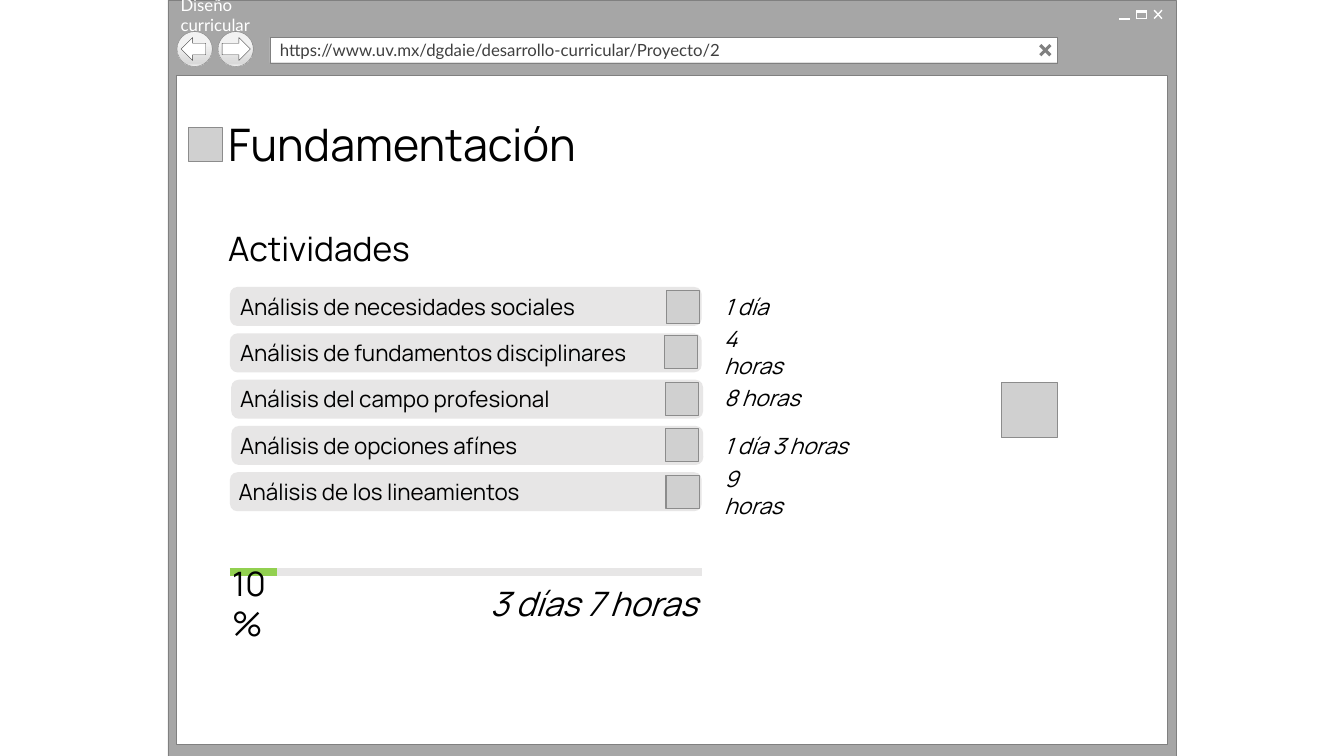
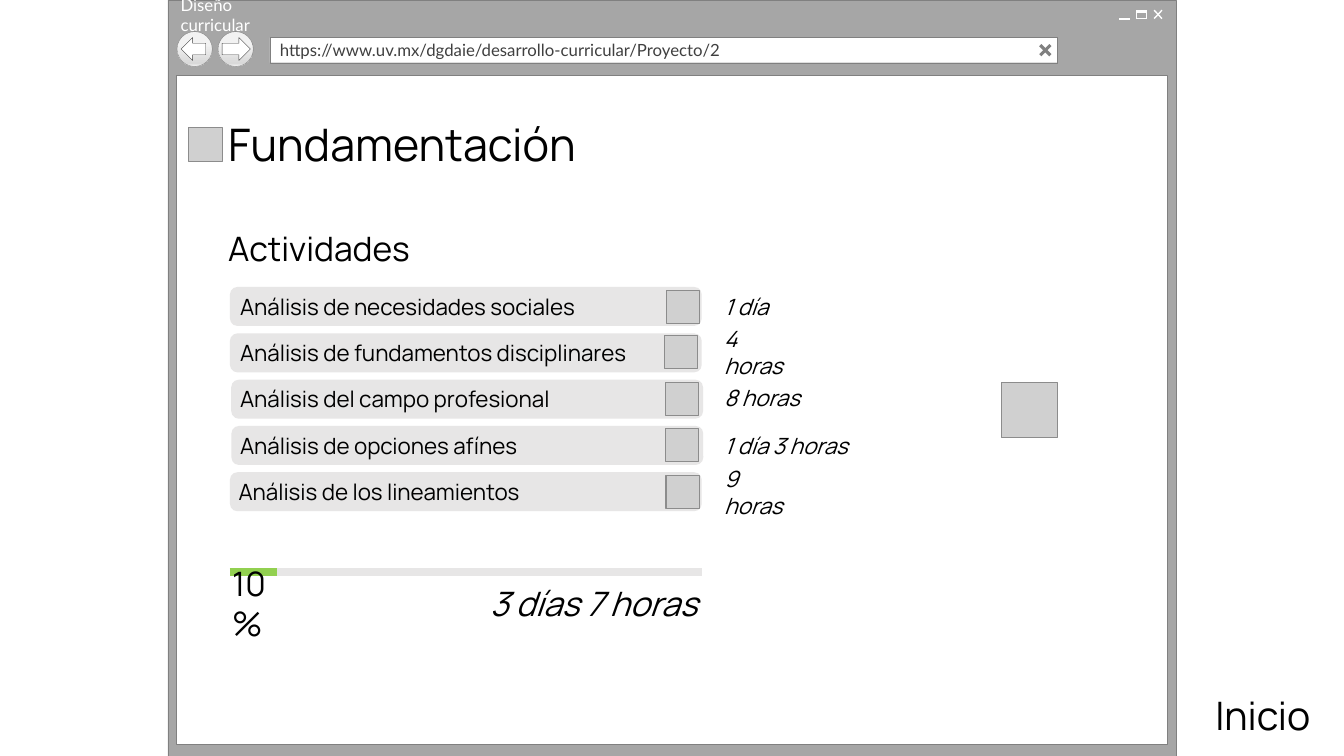
Before and after one commit to Senzho/DISENO_CURRICULAR_SS_05_2019, a slide deck: slide 14 of Diseño/Prototipos.pptx. Drawn at 1344x756 pixels with LibreOffice and Linux fonts; fonts in the diff are those of the drawing; grey boxes stand for pictures; background and template pictures are left out. Boxes give left, top, right and bottom in pixels: in the first picture for what was removed or moved away, otherwise in the second. Text is boxed around its words. In the diff, an @@ line names an element or a change of style, - is before the commit and + after.

```diff
--- a/Diseño/Prototipos.pptx
+++ b/Diseño/Prototipos.pptx
@@ text added at (x1=1215, y1=701, x2=1310, y2=731), 28 pt, text #000000 @@
+Inicio
```
Also in this commit, not shown: 3 other slides changed, 1 other file.
